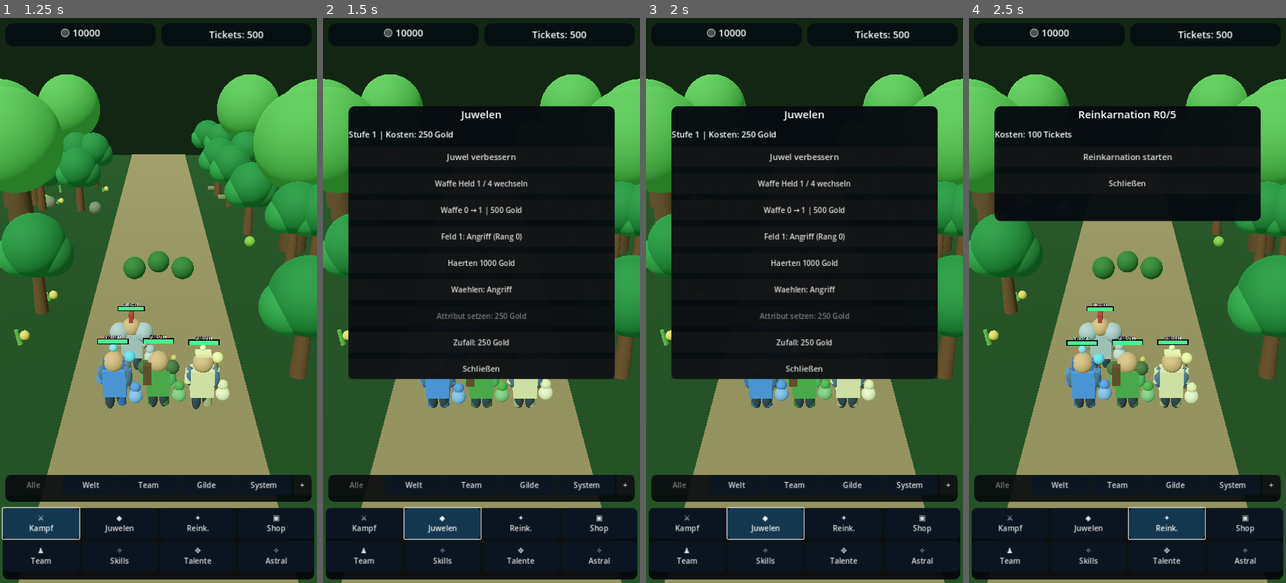
Above: before the commit, frames 1-4 (left to right).
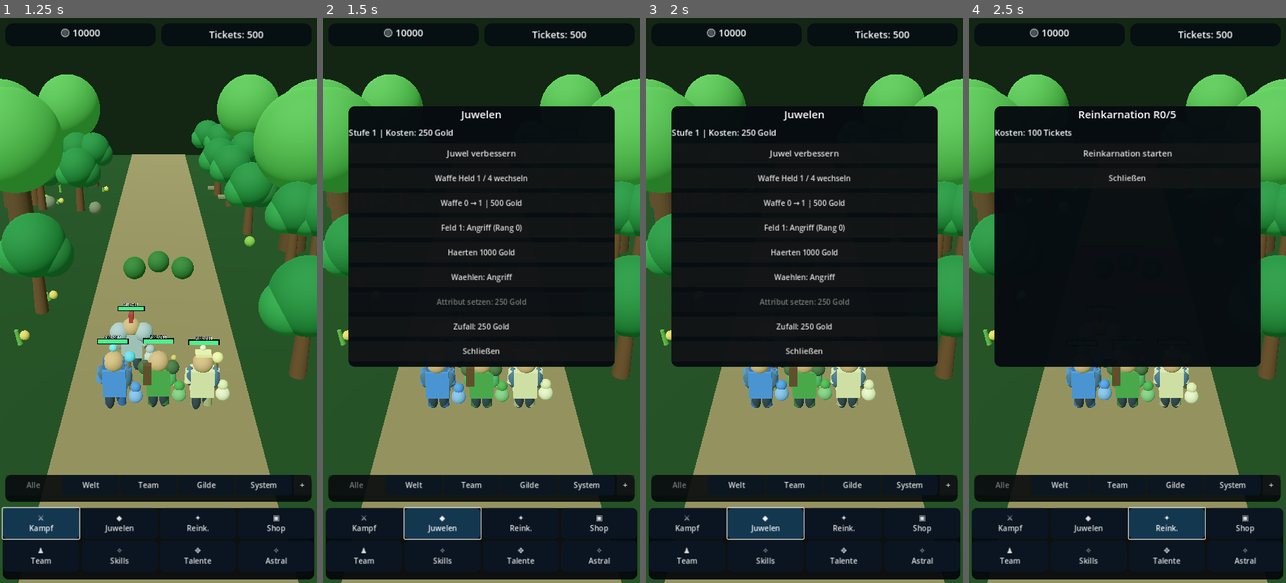
Above: after the commit, the same moments.

Repository: xynewageyx/TitanLegend
Game: Godot game, scene res://scenes/main.tscn
Two runs of this game, one before a commit and one after it. Both use one fixed random seed, a clock stepped at 60 frames per second and the inputs below.
Inputs:
- Up to frame 1 (1.25 s): click "⚔ Kampf" at 0.5 s
- Up to frame 2 (1.5 s): click "◆ Juwelen" at 1.25 s
- Up to frame 3 (2 s): no input
- Up to frame 4 (2.5 s): click "✦ Reink." at 2 s

Frame 1 is identical in both runs. In frame 2, 4.8% of the frame differs, in the area x 8-92%, y 19-64%; in frame 3, 4.8%; in frame 4, 22%, in the area x 8-92%, y 19-62%.

Commit message:
Keep expanded hardening controls accessible in scrollable mobile panel

Diff:
--- a/scripts/ui_manager.gd
+++ b/scripts/ui_manager.gd
@@ -243,12 +243,18 @@
  action_panel.offset_left = 0
  action_panel.offset_right = 0
  action_panel.offset_top = 200
- action_panel.offset_bottom = 460
+ action_panel.offset_bottom = 790
  action_panel.add_theme_stylebox_override("panel", _style(Color(0.025, 0.045, 0.065, 0.97)))
  add_child(action_panel)
+ # Many upgrade buttons must remain accessible on portrait Android screens.
+ var action_scroll := ScrollContainer.new()
+ action_scroll.custom_minimum_size.y = 0
+ action_scroll.size_flags_vertical = Control.SIZE_EXPAND_FILL
+ action_panel.add_child(action_scroll)
  var modal := VBoxContainer.new()
- modal.add_theme_constant_override("separation", 14)
- action_panel.add_child(modal)
+ modal.size_flags_horizontal = Control.SIZE_EXPAND_FILL
+ modal.add_theme_constant_override("separation", 10)
+ action_scroll.add_child(modal)
  action_title = Label.new()
  _font(action_title, 24)
  action_title.horizontal_alignment = HORIZONTAL_ALIGNMENT_CENTER
